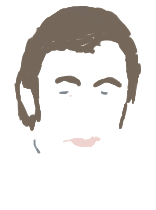
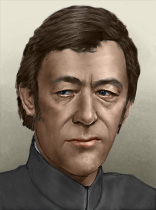
Layered file, before and after one edit (w=156, h=210). Changes by layer:
showed "Layer 1" over bbox(0, 0, 156, 210)
showed "Background" over bbox(0, 0, 156, 210)
